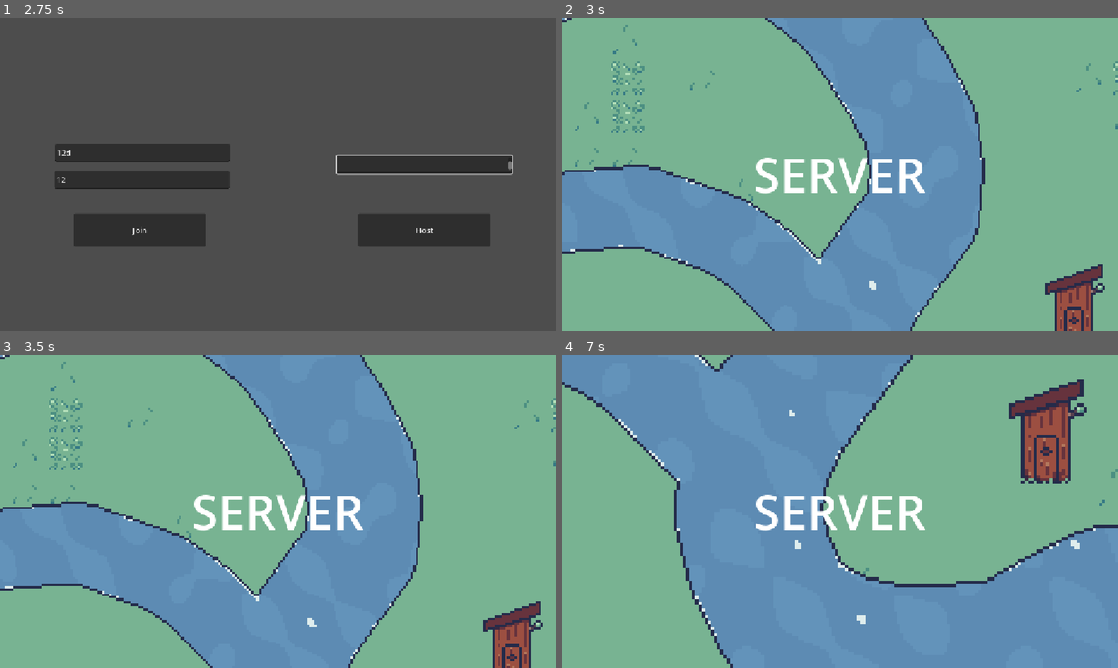
Above: before the commit, frames 1-4 (two rows, left to right).
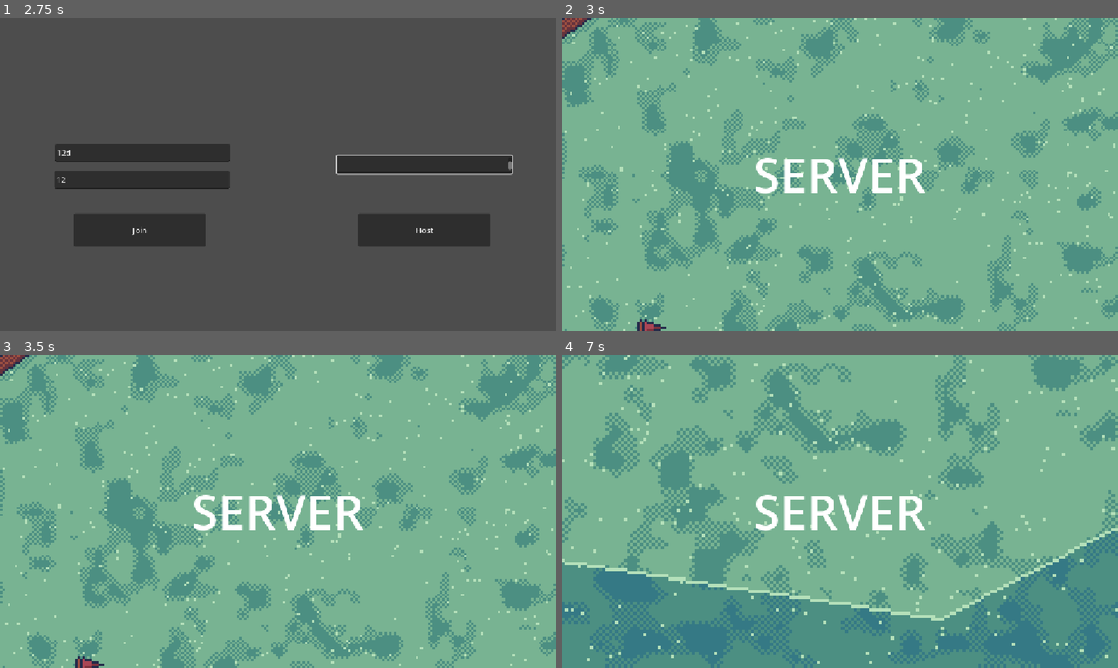
Above: after the commit, the same moments.

Repository: adrian-matthew-ivanov/RTS-Game
Game: Godot game, scene res://scenes/main.tscn
The game is run twice, just before and just after one commit, with the same random seed, the same clock (stepped at 60 frames per second) and the same inputs.
Inputs (mouse positions are in pixels of both pictures, inside the frame that each line leads up to):
- Up to frame 1 (2.75 s): click (422, 165) at 0.52 s; type "12" at 0.6 s; click (144, 180) at 0.75 s; type "12" at 0.83 s; click (144, 152) at 0.98 s; type "12" at 1.07 s; move the mouse to (400, 158) at 1.27 s; hold D (move_right) 1.28-2 s; tap Mouse wheel up (zoom_in) at 1.35 s; click (400, 158) at 1.42 s; tap Enter at 2 s; drag from (166, 190) to (250, 237) at 2.02 s
- Up to frame 2 (3 s): click "Host" at 2.75 s
- Up to frame 3 (3.5 s): no input
- Up to frame 4 (7 s): tap Space at 3.5 s; move the mouse to (895, 442) at 3.52 s; hold D (move_right) 3.53-4.25 s; tap Mouse wheel up (zoom_in) at 3.6, 5.1, 6.6 s; click (895, 442) at 3.67 s; drag from (812, 574) to (673, 464) at 4.27 s; move the mouse to (1006, 558) at 5.02 s; hold A (move_left) 5.03-5.75 s; click (1006, 558) at 5.17 s; drag from (673, 464) to (756, 433) at 5.77 s; tap Enter at 6.5 s; move the mouse to (867, 511) at 6.52 s; hold S (move_down) from 6.53 s (still down); click (867, 511) at 6.67 s

Frame 1 is identical in both runs. In frame 2, 50% of the frame differs, in the area x 0-100%, y 0-100%; in frame 3, 50%; in frame 4, 68%.

Commit message:
Added flexible grass and flag (renamed old level_1 to test_level and made a new level1)

Diff:
--- /dev/null
+++ b/objects/game_objects/flag.tscn
@@ -0,0 +1,17 @@
+[gd_scene format=3 uid="uid://cfwdoxrahk6d8"]
+
+[ext_resource type="Shader" uid="uid://b6fvjcqhhtgpi" path="res://objects/shader/flag.gdshader" id="1_ldvm3"]
+[ext_resource type="Texture2D" uid="uid://edqinvjn7ewp" path="res://assets/flag.png" id="2_rgeln"]
+[ext_resource type="Script" uid="uid://chnnv130k2sex" path="res://objects/scripts/flag.gd" id="3_rgeln"]
+
+[sub_resource type="ShaderMaterial" id="ShaderMaterial_kgtat"]
+shader = ExtResource("1_ldvm3")
+shader_parameter/tint_color = Color(0.8211153, 0.26880723, 0.7444953, 1)
+shader_parameter/tolerance = 0.05
+shader_parameter/tint_strength = 1.0
+
+[node name="Flag" type="Sprite2D" unique_id=1753583622]
+material = SubResource("ShaderMaterial_kgtat")
+texture = ExtResource("2_rgeln")
+script = ExtResource("3_rgeln")
+gray_tint_color = Color(0.8211153, 0.26880723, 0.7444953, 1)
--- /dev/null
+++ b/objects/game_objects/grass.tscn
@@ -0,0 +1,15 @@
+[gd_scene format=3 uid="uid://bpb8tvo86hk66"]
+
+[ext_resource type="Script" uid="uid://bbrup64isvcy6" path="res://objects/scripts/grass.gd" id="1_x1465"]
+
+[node name="Grass" type="Node2D" unique_id=1991794447]
+script = ExtResource("1_x1465")
+
+[node name="CanvasLayer" type="CanvasLayer" parent="." unique_id=693568493]
+
+[node name="ColorRect" type="ColorRect" parent="CanvasLayer" unique_id=1775903745]
+offset_right = 1152.0
+offset_bottom = 648.0
+size_flags_horizontal = 3
+size_flags_vertical = 3
+mouse_filter = 2
--- /dev/null
+++ b/objects/scripts/flag.gd
@@ -0,0 +1,35 @@
+@tool
+extends Sprite2D
+
+@export var gray_tint_color: Color = Color.RED:
+	set(value):
+		gray_tint_color = value
+		_update_shader()
+
+@export_range(0.0, 1.0) var tint_strength: float = 1.0:
+	set(value):
+		tint_strength = value
+		_update_shader()
+
+@export_range(0.0, 0.5) var gray_tolerance: float = 0.05:
+	set(value):
+		gray_tolerance = value
+		_update_shader()
+
+func _ready() -> void:
+	if material is ShaderMaterial:
+		material = material.duplicate()
+
+	_update_shader()
+
+func _process(delta: float) -> void:
+	if material is ShaderMaterial:
+		#material = material.duplicate()
+		pass
+	_update_shader()
+
+func _update_shader() -> void:
+	if material is ShaderMaterial:
+		material.set_shader_parameter("tint_color", gray_tint_color)
+		material.set_shader_parameter("tint_strength", tint_strength)
+		material.set_shader_parameter("tolerance", gray_tolerance)
--- /dev/null
+++ b/objects/scripts/grass.gd
@@ -0,0 +1,113 @@
+@tool
+extends Node2D
+
+@export var shader: Shader
+
+const DEFAULT_SHADER_PATH := "res://grass.gdshader"
+const MAX_POLYS := 16               # must match the shader
+const MAX_POINTS := 256             # total points across all polygons, must match the shader
+const RENDERER_NAME := "GrassRenderer"
+const EXTENT := 100000.0
+
+var _renderer: Polygon2D
+var _warned_empty := false
+
+func _ready() -> void:
+	if shader == null and ResourceLoader.exists(DEFAULT_SHADER_PATH):
+		shader = load(DEFAULT_SHADER_PATH) as Shader
+	if shader == null:
+		push_error("Grass: no Shader assigned and %s not found." % DEFAULT_SHADER_PATH)
+		return
+
+	_cleanup_old()
+
+	# One renderer for everything, drawn first so the (transparent) polygons sit on top
+	_renderer = get_node_or_null(RENDERER_NAME) as Polygon2D
+	if _renderer == null:
+		_renderer = Polygon2D.new()
+		_renderer.name = RENDERER_NAME
+		add_child(_renderer)             # no owner, so it isn't saved into the scene file
+	move_child(_renderer, 0)
+	_renderer.polygon = PackedVector2Array([
+		Vector2(-EXTENT, -EXTENT), Vector2(EXTENT, -EXTENT),
+		Vector2(EXTENT, EXTENT), Vector2(-EXTENT, EXTENT)])
+	_renderer.color = Color.WHITE
+	var mat := ShaderMaterial.new()
+	mat.shader = shader
+	_renderer.material = mat
+
+	for c in get_children():
+		_prepare(c)
+	child_entered_tree.connect(func(n: Node): _prepare.call_deferred(n))
+
+# Removes leftovers from the older versions
+func _cleanup_old() -> void:
+	var g: Node = get_node_or_null("GrassGround")
+	if g != null:
+		g.queue_free()
+	# A leftover overlay from the old screen-wide version would paint over everything
+	for c in get_children():
+		if c is CanvasLayer:
+			(c as CanvasLayer).visible = false
+			push_warning("Grass: hid the old CanvasLayer '%s'. Delete it from the scene." % c.name)
+	for c in get_children():
+		if c is Polygon2D and c.name != RENDERER_NAME:
+			var old: Node = c.get_node_or_null(RENDERER_NAME)
+			if old != null:
+				old.queue_free()
+
+func _prepare(node: Node) -> void:
+	if node is Polygon2D and node != _renderer:
+		var p: Polygon2D = node as Polygon2D
+		p.color = Color(0, 0, 0, 0)      # the polygon is only the shape; the shader draws it
+		p.texture = null
+
+func _process(_delta: float) -> void:
+	if _renderer == null or _renderer.material == null:
+		return
+
+	var pts := PackedVector2Array()
+	var ranges := PackedVector2Array()
+	var bmin := PackedVector2Array()
+	var bmax := PackedVector2Array()
+
+	for c in get_children():
+		if c == _renderer or not (c is Polygon2D):
+			continue
+		var poly: Polygon2D = c as Polygon2D
+		var local: PackedVector2Array = poly.polygon
+		if not poly.visible or local.size() < 3:
+			continue
+		if ranges.size() >= MAX_POLYS or pts.size() + local.size() > MAX_POINTS:
+			push_warning("Grass: polygon/point limit reached, extra polygons are ignored.")
+			break
+
+		var xf: Transform2D = poly.global_transform
+		var start: int = pts.size()
+		var lo: Vector2 = xf * local[0]
+		var hi: Vector2 = lo
+		for i in local.size():
+			var w: Vector2 = xf * local[i]
+			pts.append(w)
+			lo = Vector2(minf(lo.x, w.x), minf(lo.y, w.y))
+			hi = Vector2(maxf(hi.x, w.x), maxf(hi.y, w.y))
+		ranges.append(Vector2(float(start), float(local.size())))
+		bmin.append(lo)
+		bmax.append(hi)
+
+	var count: int = ranges.size()
+	if count == 0 and not _warned_empty:
+		_warned_empty = true
+		push_warning("Grass: no visible Polygon2D children with 3+ points.")
+
+	pts.resize(MAX_POINTS)               # pad to the fixed array sizes
+	ranges.resize(MAX_POLYS)
+	bmin.resize(MAX_POLYS)
+	bmax.resize(MAX_POLYS)
+
+	var mat: ShaderMaterial = _renderer.material as ShaderMaterial
+	mat.set_shader_parameter("points", pts)
+	mat.set_shader_parameter("poly_range", ranges)
+	mat.set_shader_parameter("bounds_min", bmin)
+	mat.set_shader_parameter("bounds_max", bmax)
+	mat.set_shader_parameter("poly_count", count)
--- /dev/null
+++ b/objects/shader/flag.gdshader
@@ -0,0 +1,20 @@
+shader_type canvas_item;
+
+uniform vec4 tint_color : source_color = vec4(1.0, 0.0, 0.0, 1.0);
+uniform float tolerance : hint_range(0.0, 0.5) = 0.05;
+uniform float tint_strength : hint_range(0.0, 1.0) = 1.0;
+
+void fragment() {
+    vec4 tex_color = texture(TEXTURE, UV);
+
+    float rg_diff = abs(tex_color.r - tex_color.g);
+    float rb_diff = abs(tex_color.r - tex_color.b);
+    float gb_diff = abs(tex_color.g - tex_color.b);
+
+    if (rg_diff < tolerance && rb_diff < tolerance && gb_diff < tolerance) {
+        vec3 blended_color = mix(tex_color.rgb, tint_color.rgb * tex_color.rgb, tint_strength);
+        COLOR = vec4(blended_color, tex_color.a);
+    } else {
+        COLOR = tex_color;
+    }
+}
--- /dev/null
+++ b/objects/shader/grass.gdshader
@@ -0,0 +1,213 @@
+shader_type canvas_item;
+render_mode world_vertex_coords;
+
+// Set by the script
+uniform vec2 points[256];
+uniform vec2 poly_range[16];     // (start index, point count) per polygon
+uniform vec2 bounds_min[16];
+uniform vec2 bounds_max[16];
+uniform int poly_count = 0;
+
+const float pixel_size = 1.0;            // art pixel size in WORLD pixels
+
+// Low ground (LIGHT), inside the polygons
+const vec4 low_dark  = vec4(76.0/255.0, 143.0/255.0, 130.0/255.0, 1.0);   // #4c8f82
+const vec4 low_mid   = vec4(120.0/255.0, 179.0/255.0, 146.0/255.0, 1.0);  // #78b392
+const vec4 low_light = vec4(120.0/255.0, 179.0/255.0, 146.0/255.0, 1.0);  // #78b392
+
+// Raised ground (DARK), everywhere outside the polygons
+const vec4 high_dark  = vec4(53.0/255.0, 121.0/255.0, 133.0/255.0, 1.0);  // #357985
+const vec4 high_mid   = vec4(76.0/255.0, 143.0/255.0, 130.0/255.0, 1.0);  // #4c8f82
+const vec4 high_light = vec4(76.0/255.0, 143.0/255.0, 130.0/255.0, 1.0);  // #4c8f82
+
+const vec4 rim_color     = vec4(181.0/255.0, 224.0/255.0, 186.0/255.0, 1.0); // #b5e0ba
+const vec4 outline_color = vec4(36.0/255.0, 43.0/255.0, 74.0/255.0, 1.0);    // #242b4a
+
+// Details
+const vec4 fleck_color = vec4(181.0/255.0, 224.0/255.0, 186.0/255.0, 1.0);   // #b5e0ba
+const float fleck_density = 0.0125;
+
+// Cliff
+const vec4 cliff_top = vec4(156.0/255.0, 79.0/255.0, 65.0/255.0, 1.0);    // #9c4f41
+const vec4 cliff_mid = vec4(102.0/255.0, 51.0/255.0, 61.0/255.0, 1.0);    // #66333d
+const vec4 cliff_low = vec4(102.0/255.0, 51.0/255.0, 61.0/255.0, 1.0);    // #66333d
+const int cliff_height = 8;              // art pixels (max 16)
+
+// Shadow
+const vec2 shadow_offset = vec2(2.0, 2.0);
+const vec4 shadow_color = vec4(76.0/255.0, 143.0/255.0, 130.0/255.0, 1.0); // #4c8f82
+
+// Noise
+const float noise_scale = 0.09;
+const float dark_threshold = 0.38;
+const float light_threshold = 0.64;
+const float dither_band = 0.06;
+const float noise_seed = 0.0;
+
+varying vec2 world_pos;
+
+void vertex() {
+	world_pos = VERTEX;
+}
+
+float hash(vec2 p) {
+	p += noise_seed;
+	vec3 p3 = fract(vec3(p.xyx) * 0.1031);
+	p3 += dot(p3, p3.yzx + 33.33);
+	return fract((p3.x + p3.y) * p3.z);
+}
+
+float value_noise(vec2 p) {
+	vec2 i = floor(p);
+	vec2 f = fract(p);
+	f = f * f * (3.0 - 2.0 * f);
+	float a = hash(i);
+	float b = hash(i + vec2(1.0, 0.0));
+	float c = hash(i + vec2(0.0, 1.0));
+	float d = hash(i + vec2(1.0, 1.0));
+	return mix(mix(a, b, f.x), mix(c, d, f.x), f.y);
+}
+
+float fbm(vec2 p) {
+	float n = value_noise(p) * 0.6;
+	n += value_noise(p * 2.1 + 17.0) * 0.4;
+	return n;
+}
+
+// Even-odd point-in-polygon test for ONE polygon (with a cheap bounding box reject first)
+bool inside_poly(int k, vec2 w) {
+	if (w.x < bounds_min[k].x || w.x > bounds_max[k].x ||
+		w.y < bounds_min[k].y || w.y > bounds_max[k].y) {
+		return false;
+	}
+	int start = int(poly_range[k].x);
+	int n = int(poly_range[k].y);
+	bool c = false;
+	int j = start + n - 1;
+	for (int i = 0; i < 256; i++) {
+		if (i >= n) {
+			break;
+		}
+		vec2 a = points[start + i];
+		vec2 b = points[j];
+		if ((a.y > w.y) != (b.y > w.y)) {
+			if (w.x < (b.x - a.x) * (w.y - a.y) / (b.y - a.y) + a.x) {
+				c = !c;
+			}
+		}
+		j = start + i;
+	}
+	return c;
+}
+
+// Union of all polygons: inside ANY of them counts as low ground
+bool inside_any(vec2 w) {
+	for (int k = 0; k < 16; k++) {
+		if (k >= poly_count) {
+			break;
+		}
+		if (inside_poly(k, w)) {
+			return true;
+		}
+	}
+	return false;
+}
+
+// 1.0 if the art pixel p is RAISED ground, i.e. outside every polygon
+float is_high(vec2 p) {
+	return inside_any((p + 0.5) * pixel_size) ? 0.0 : 1.0;
+}
+
+vec4 grass(vec2 p, vec4 dark, vec4 mid, vec4 light) {
+	float n = fbm(p * noise_scale);
+	bool checker = mod(p.x + p.y, 2.0) < 1.0;
+	vec4 c = mid;
+
+	if (n < dark_threshold - dither_band) {
+		c = dark;
+	} else if (n < dark_threshold + dither_band) {
+		c = checker ? dark : mid;
+	} else if (n > light_threshold + dither_band) {
+		c = light;
+	} else if (n > light_threshold - dither_band) {
+		c = checker ? light : mid;
+	}
+
+	if (hash(p * 1.3) < fleck_density) {
+		c = fleck_color;
+	}
+	return c;
+}
+
+void fragment() {
+	vec2 w = world_pos;
+	vec2 p = floor(w / pixel_size);
+
+	// Fast path: pixels far from every polygon are plain raised grass
+	float pad = (float(cliff_height) + max(shadow_offset.x, shadow_offset.y) + 3.0) * pixel_size;
+	bool close_to_poly = false;
+	for (int k = 0; k < 16; k++) {
+		if (k >= poly_count) {
+			break;
+		}
+		if (w.x > bounds_min[k].x - pad && w.x < bounds_max[k].x + pad &&
+			w.y > bounds_min[k].y - pad && w.y < bounds_max[k].y + pad) {
+			close_to_poly = true;
+			break;
+		}
+	}
+
+	vec4 col;
+
+	if (!close_to_poly) {
+		col = grass(p, high_dark, high_mid, high_light);
+	} else if (is_high(p) > 0.5) {
+		// Raised ground
+		col = grass(p, high_dark, high_mid, high_light);
+
+		float up    = is_high(p + vec2(0.0, -1.0));
+		float down  = is_high(p + vec2(0.0,  1.0));
+		float left  = is_high(p + vec2(-1.0, 0.0));
+		float right = is_high(p + vec2( 1.0, 0.0));
+
+		if (up < 0.5) {
+			col = rim_color;                       // lit edge
+		} else if (left < 0.5 || right < 0.5 || down < 0.5) {
+			col = outline_color;                   // dark outline
+		}
+	} else {
+		// Low ground, inside the merged polygon shape
+		col = grass(p, low_dark, low_mid, low_light);
+
+		int cliff_depth = 0;
+		for (int i = 1; i <= 16; i++) {
+			if (i > cliff_height) {
+				break;
+			}
+			if (is_high(p - vec2(0.0, float(i))) > 0.5) {
+				cliff_depth = i;
+				break;
+			}
+		}
+
+		if (cliff_depth > 0) {
+			bool checker = mod(p.x + p.y, 2.0) < 1.0;
+			if (cliff_depth == cliff_height) {
+				col = outline_color;               // bottom outline
+			} else if (cliff_depth == 1) {
+				col = cliff_top;                   // light top row
+			} else if (cliff_depth == cliff_height - 1) {
+				col = cliff_low;                   // darkest row above outline
+			} else {
+				col = checker ? cliff_mid : cliff_top;   // dithered middle
+			}
+		} else {
+			vec2 sp = p - vec2(0.0, float(cliff_height)) - shadow_offset;
+			if (is_high(sp) > 0.5 && mod(p.x + p.y, 2.0) < 1.0) {
+				col = shadow_color;
+			}
+		}
+	}
+
+	COLOR = vec4(col.rgb, 1.0);
+}
--- /dev/null
+++ b/scenes/levels/level1.tscn
@@ -0,0 +1,41 @@
+[gd_scene format=3 uid="uid://chhgpj16imkt5"]
+
+[ext_resource type="PackedScene" uid="uid://bpb8tvo86hk66" path="res://objects/game_objects/grass.tscn" id="1_x6ivy"]
+[ext_resource type="Shader" uid="uid://cgn5bg28j2j8y" path="res://objects/shader/grass.gdshader" id="2_4tcl0"]
+[ext_resource type="PackedScene" uid="uid://cfwdoxrahk6d8" path="res://objects/game_objects/flag.tscn" id="3_dd0lh"]
+[ext_resource type="Shader" uid="uid://b6fvjcqhhtgpi" path="res://objects/shader/flag.gdshader" id="4_bfxgj"]
+
+[sub_resource type="ShaderMaterial" id="ShaderMaterial_bfxgj"]
+shader = ExtResource("4_bfxgj")
+shader_parameter/tint_color = Color(0.32331294, 0.5240697, 0.8871082, 1)
+shader_parameter/tolerance = 0.05
+shader_parameter/tint_strength = 1.0
+
+[sub_resource type="ShaderMaterial" id="ShaderMaterial_dywbp"]
+shader = ExtResource("4_bfxgj")
+shader_parameter/tint_color = Color(0.8442882, 0.34577343, 0.41898394, 1)
+shader_parameter/tolerance = 0.05
+shader_parameter/tint_strength = 1.0
+
+[node name="Level1" type="Node2D" unique_id=449425554]
+
+[node name="Grass" parent="." unique_id=1991794447 instance=ExtResource("1_x6ivy")]
+shader = ExtResource("2_4tcl0")
+metadata/_edit_lock_ = true
+metadata/Notes = "I locked this node and its children so that you don't accedentally select it."
+
+[node name="Polygon2D2" type="Polygon2D" parent="Grass" unique_id=787176645]
+position = Vector2(-225, -108)
+color = Color(0, 0, 0, 0)
+polygon = PackedVector2Array(133, 27, 159, 0, 192, -33, 274, -58, 363, -29, 441, 38, 409, 120, 371, 179, 288, 222, 164, 203, 105, 181, 101, 143, 91, 112, 95, 79, 98, 53)
+metadata/_edit_lock_ = true
+
+[node name="Flag" parent="." unique_id=1753583622 instance=ExtResource("3_dd0lh")]
+material = SubResource("ShaderMaterial_bfxgj")
+position = Vector2(157, -73)
+gray_tint_color = Color(0.32331294, 0.5240697, 0.8871082, 1)
+
+[node name="Flag2" parent="." unique_id=1222728417 instance=ExtResource("3_dd0lh")]
+material = SubResource("ShaderMaterial_dywbp")
+position = Vector2(-78, 67)
+gray_tint_color = Color(0.8442882, 0.34577343, 0.41898394, 1)
--- a/scenes/levels/level_1.tscn
+++ b/scenes/levels/test_level.tscn
@@ -1,12 +1,12 @@
 [gd_scene format=4 uid="uid://cw8jrhnx121t1"]
 
-[ext_resource type="Texture2D" uid="uid://dh5tirefooexd" path="res://assets/tilemap.png" id="1_ksju7"]
-[ext_resource type="PackedScene" uid="uid://dfqh7axvx0d7p" path="res://objects/game_objects/tree.tscn" id="2_6iamk"]
-[ext_resource type="PackedScene" uid="uid://cwonhmqceobed" path="res://objects/game_objects/river.tscn" id="3_nsrm0"]
-[ext_resource type="Texture2D" uid="uid://blawe0u5mgr88" path="res://assets/watermill.png" id="4_x42e6"]
+[ext_resource type="Texture2D" uid="uid://dh5tirefooexd" path="res://assets/tilemap.png" id="1_v45ci"]
+[ext_resource type="PackedScene" uid="uid://cwonhmqceobed" path="res://objects/game_objects/river.tscn" id="2_48ne7"]
+[ext_resource type="PackedScene" uid="uid://dfqh7axvx0d7p" path="res://objects/game_objects/tree.tscn" id="3_6xh4u"]
+[ext_resource type="Texture2D" uid="uid://blawe0u5mgr88" path="res://assets/watermill.png" id="4_cyt5c"]
 
 [sub_resource type="TileSetAtlasSource" id="TileSetAtlasSource_6iamk"]
-texture = ExtResource("1_ksju7")
+texture = ExtResource("1_v45ci")
 0:0/0 = 0
 0:0/0/physics_layer_0/polygon_0/points = PackedVector2Array(-8, -8, 8, -8, 8, 8, -8, 8)
 1:0/0 = 0
@@ -126,17 +126,17 @@
 
 [sub_resource type="Curve2D" id="Curve2D_sk5k4"]
 _data = {
-"points": PackedVector2Array(0, 0, 0, 0, 88, 33, 0, 0, 0, 0, 66, 11, 0, 0, 0, 0, 52, 2, 0, 0, 0, 0, 18, -10, 0, 0, 0, 0, -42, -5, 0, 0, 0, 0, -191, 1)
+"points": PackedVector2Array(0, 0, 0, 0, 91, 41, 0, 0, 0, 0, 66, 11, 0, 0, 0, 0, 52, 2, 0, 0, 0, 0, 18, -10, 0, 0, 0, 0, -11, -1, 0, 0, 0, 0, -42, -5, 0, 0, 0, 0, -191, 1)
 }
-point_count = 6
+point_count = 7
 
-[node name="Level1" type="Node2D" unique_id=1090958077]
+[node name="TestingLevel" type="Node2D" unique_id=1090958077]
 
 [node name="TileMapLayer" type="TileMapLayer" parent="." unique_id=1023926883]
 tile_map_data = PackedByteArray("AAAAAAAAAAAGAAcAAAAAAAEAAAAFAAYAAAAAAAIAAAAGAAYAAAAAAAMAAAAFAAcAAAAAAAQAAAAGAAcAAAAAAA …(18640 unchanged characters)…
 tile_set = SubResource("TileSet_kgtat")
 
-[node name="Rivers2" parent="." unique_id=1860344437 node_paths=PackedStringArray("path_nodes") instance=ExtResource("3_nsrm0")]
+[node name="Rivers2" parent="." unique_id=1860344437 node_paths=PackedStringArray("path_nodes") instance=ExtResource("2_48ne7")]
 position = Vector2(-100, 23)
 mesh = SubResource("ArrayMesh_x42e6")
 path_nodes = [NodePath("Path2D2"), NodePath("Path2D")]
--- a/scenes/main.tscn
+++ b/scenes/main.tscn
@@ -9,7 +9,7 @@
 [node name="UiRoot" parent="." unique_id=1925889954 instance=ExtResource("2_0wfyh")]
 
 [node name="LevelSpawner" type="MultiplayerSpawner" parent="." unique_id=2110693968]
-_spawnable_scenes = PackedStringArray("uid://cw8jrhnx121t1", "uid://dccj67mg83ppe", "uid://dfqh7axvx0d7p")
+_spawnable_scenes = PackedStringArray("uid://chhgpj16imkt5", "uid://dccj67mg83ppe", "uid://dfqh7axvx0d7p")
 spawn_path = NodePath("../Level")
 
 [node name="Level" type="Node2D" parent="." unique_id=2047833714]
--- a/scripts/globals/game_manager.gd
+++ b/scripts/globals/game_manager.gd
@@ -7,7 +7,7 @@
 var local_player: RTSPlayer
 var _players: Dictionary[int, RTSPlayer] = {}
 
-var LEVEL_1: PackedScene = load("res://scenes/levels/level_1.tscn")
+var LEVEL_1: PackedScene = load("res://scenes/levels/level1.tscn")
 var PLAYER_SCENE: PackedScene = load("res://objects/player.tscn")
 
 func register_root(root: Node2D) -> void:
Binary file added: assets/flag.png
Not shown, added: assets/flag.png.import
Not shown, added: objects/scripts/flag.gd.uid
Not shown, added: objects/scripts/grass.gd.uid
Not shown, added: objects/shader/flag.gdshader.uid
Not shown, added: objects/shader/grass.gdshader.uid
Not shown: 1 places in scenes/levels/test_level.tscn that only renumber resources
